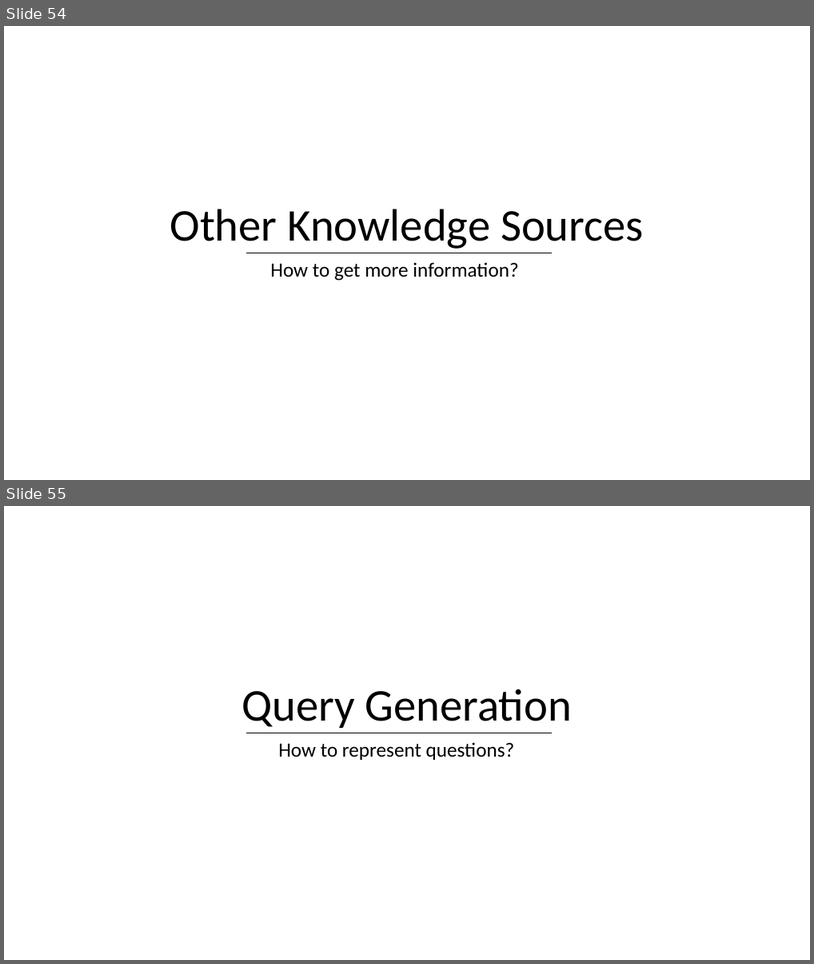
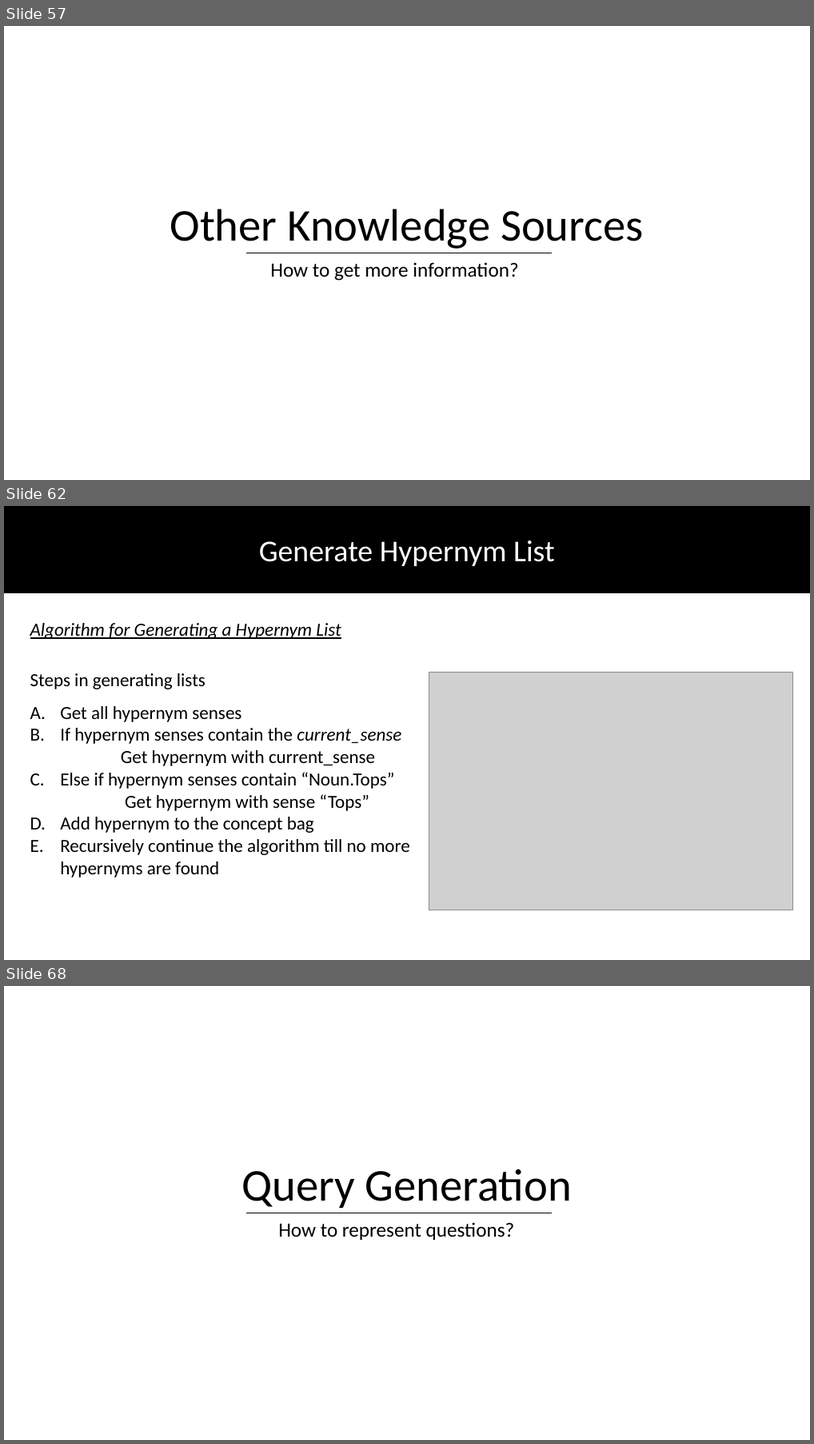
Before and after one commit to DhruvaPendharkar/thesis-project, a slide deck: Notes/ThesisPresentation.pptx. Shown one above the other, each under a label of ours: slides 54 and 55 before the commit, slides 57, 62 and 68 after it; the slides between them are not shown. The pictures are 814x964 and 814x1444 pixels, drawn with LibreOffice and Linux fonts; fonts in the diff are those of the drawing; grey boxes stand for pictures. Boxes give left, top, right and bottom in pixels: in the first picture for what was removed or moved away, otherwise in the second. Text is boxed around its words. In the diff, an @@ line names an element or a change of style, - is before the commit and + after.

```diff
--- a/Notes/ThesisPresentation.pptx
+++ b/Notes/ThesisPresentation.pptx
@@ slide 62 added at bbox=[4, 506, 810, 960], background #FFFFFF @@
@@ rectangle added at bbox=[4, 506, 810, 592], fill #000000, outline #000000 1 pt @@
@@ text added at bbox=[259, 540, 555, 566], 36 pt, text #FFFFFF @@
+Generate Hypernym List
@@ text added at bbox=[30, 623, 341, 639], 22 pt, text #000000, italic, underline @@
+Algorithm for Generating a Hypernym List
@@ text added at bbox=[30, 673, 410, 877], 22 pt, text #000000 @@
+Steps in generating lists
+A. Get all hypernym senses
+B. If hypernym senses contain the current_sense
+  Get hypernym with current_sense
+C. Else if hypernym senses contain “Noun.Tops”
+  Get hypernym with sense “Tops”
+D. Add hypernym to the concept bag
+E. Recursively continue the algorithm till no more hypernyms are found
@@ picture added at bbox=[430, 672, 794, 909] @@
@@ what was slide 54 is now slide 57 @@
@@ what was slide 55 is now slide 68 @@
```
Also in this commit, not shown: 1 slide changed, 14 other slides added, 2 slides removed.
